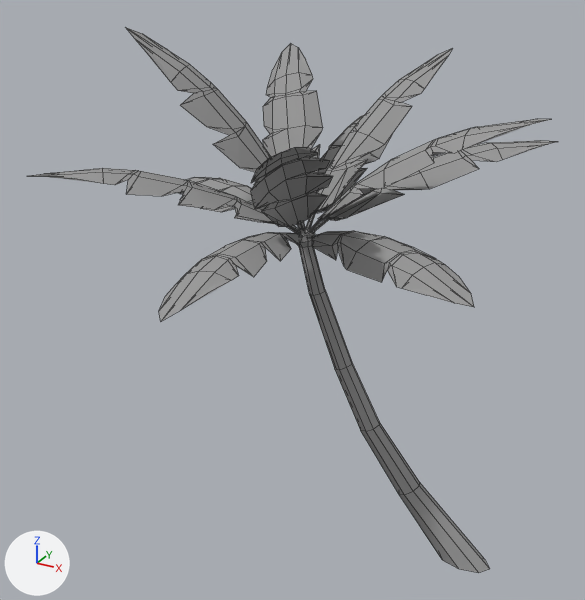
Before and after pictures for a commit that changed the COLLADA model CommunityGarden/CommunityGarden/art.scnassets/PalmTree.dae.
Camera for both pictures: a 50 mm camera at (0.056, -0.223, 0.195) aimed at (-0.065, -0.002, 0.085). The lights are fixed; the arrows at lower left show +X, +Y and +Z. Mesh edges are drawn as thin lines. Where no turn or scale is listed for an object, it has been applied to the vertices.

In view in the first picture: 'defaultobject'.
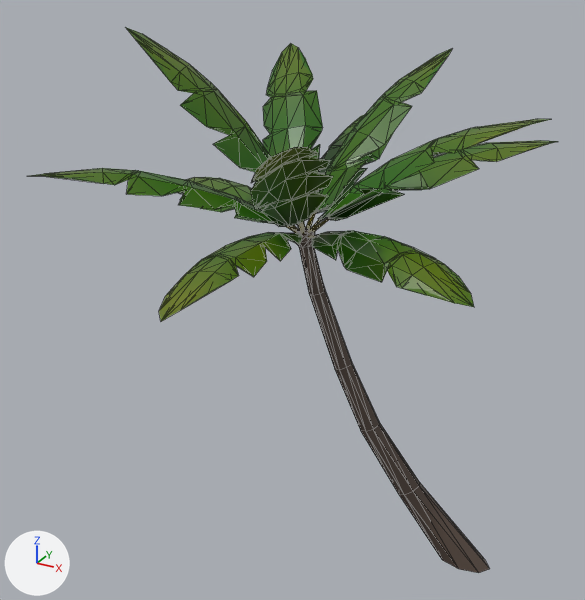
Diff of the bpy script that builds the scene:
```diff
--- a/CommunityGarden/CommunityGarden/art.scnassets/PalmTree.dae.py
+++ b/CommunityGarden/CommunityGarden/art.scnassets/PalmTree.dae.py
@@ img_palmtreetexture_png @@
+img_palmtreetexture_png = load_image('PalmTreeTexture.png', 'PalmTreeTexture.png', 2048, 2048, 'sRGB')
@@ mat_m0defaultmaterial @@
 mat_m0defaultmaterial = principled_material('m0DefaultMaterial')
-mat_m0defaultmaterial.base_color = (0.319, 0.319, 0.319)  # grey #999999
-mat_m0defaultmaterial.roughness = 0.9
+mat_m0defaultmaterial.texture = img_palmtreetexture_png
+mat_m0defaultmaterial.roughness = 0.37
```

What differs and where, as boxes [x1, y1, x2, y2] in the pictures (585 x 600 px):
'defaultobject', surface changed (grey to green)
    both: [31, 28, 557, 573]
